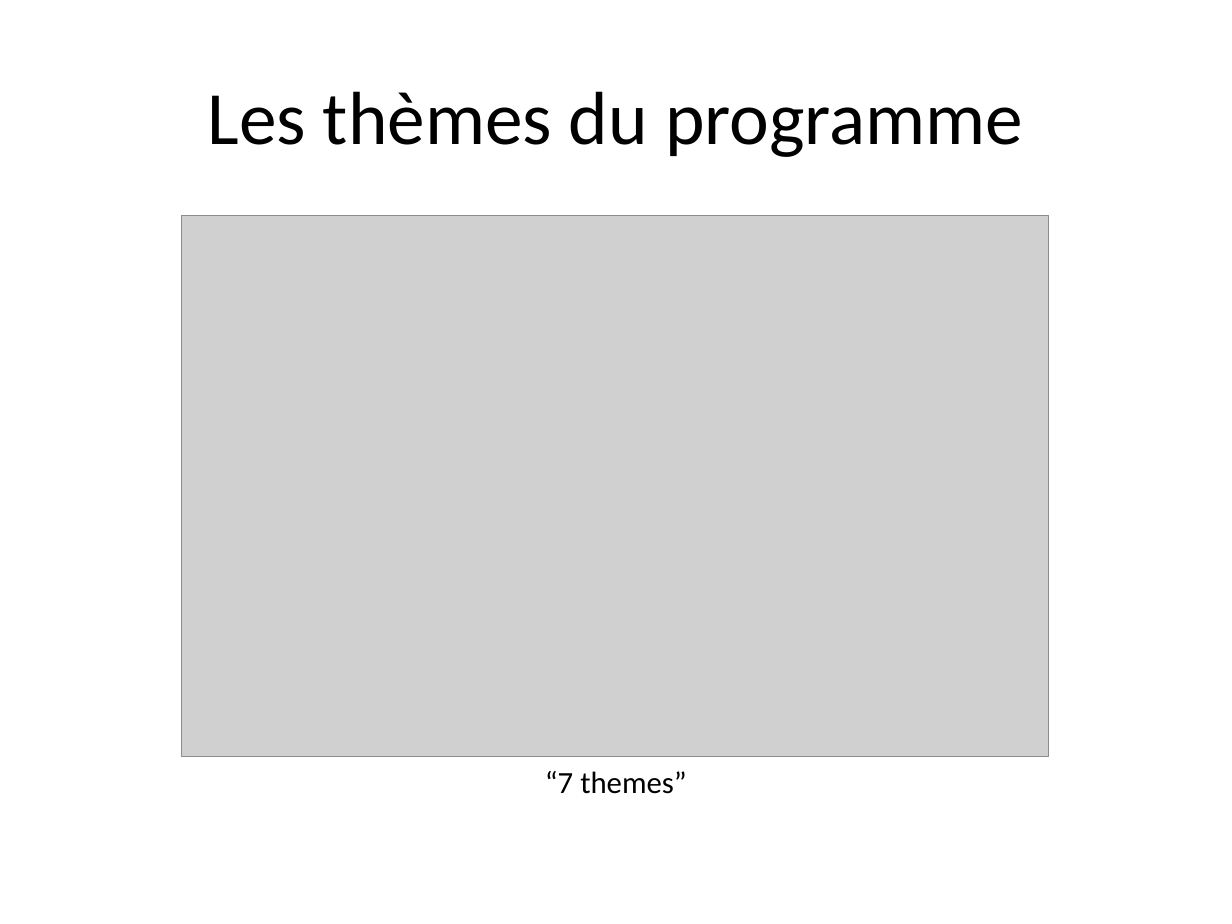
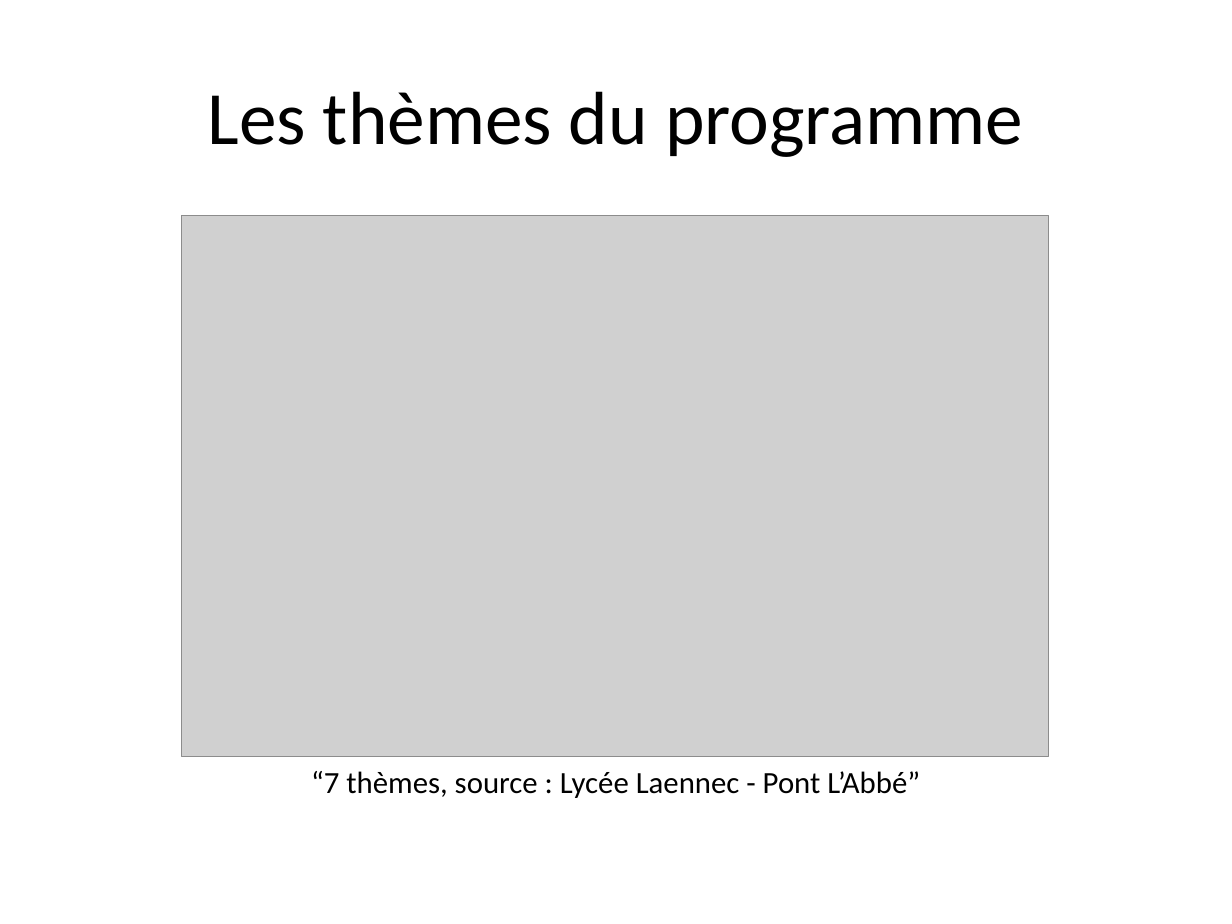
Before and after one commit to parc-nsi/premiere-nsi-parc, a slide deck: slide 4 of presentation_parc_2021/presentation_spe_nsi.pptx. Drawn at 1232x924 pixels with LibreOffice and Linux fonts; fonts in the diff are those of the drawing; grey boxes stand for pictures. Boxes give left, top, right and bottom in pixels: in the first picture for what was removed or moved away, otherwise in the second. Text is boxed around its words. In the diff, an @@ line names an element or a change of style, - is before the commit and + after.

```diff
--- a/presentation_parc_2021/presentation_spe_nsi.pptx
+++ b/presentation_parc_2021/presentation_spe_nsi.pptx
@@ text at [311,771,920,798]: text changed @@
-“7 themes”
+“7 thèmes, source : Lycée Laennec - Pont L’Abbé”
```
Also in this commit, not shown: 1 other slide changed, 4 other files.
